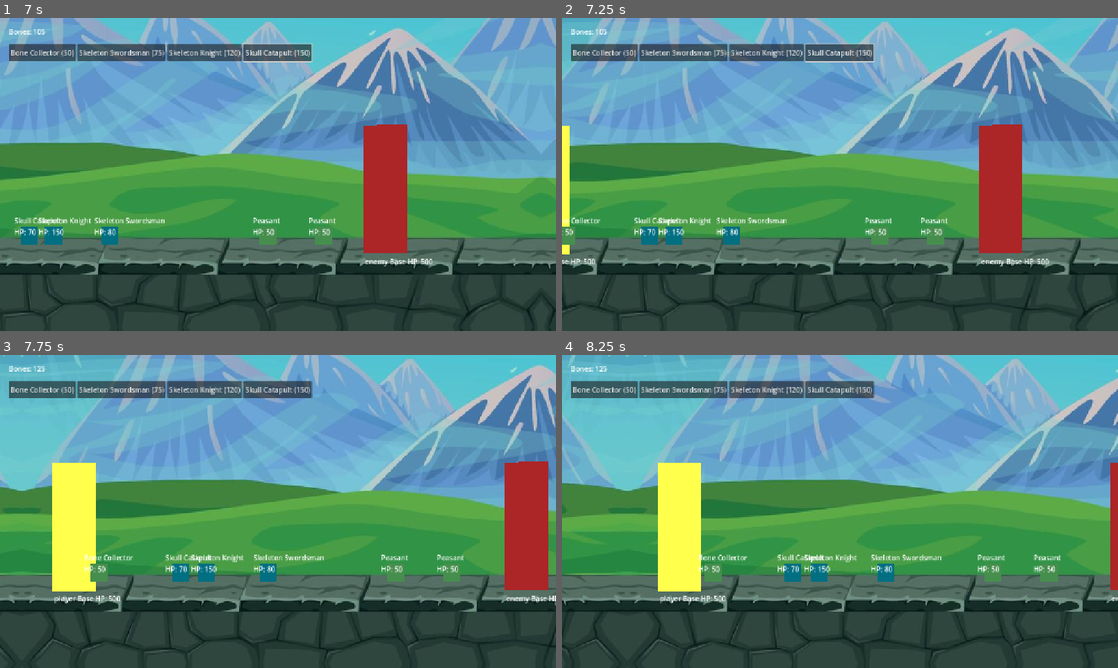
Above: before the commit, frames 1-4 (two rows, left to right).
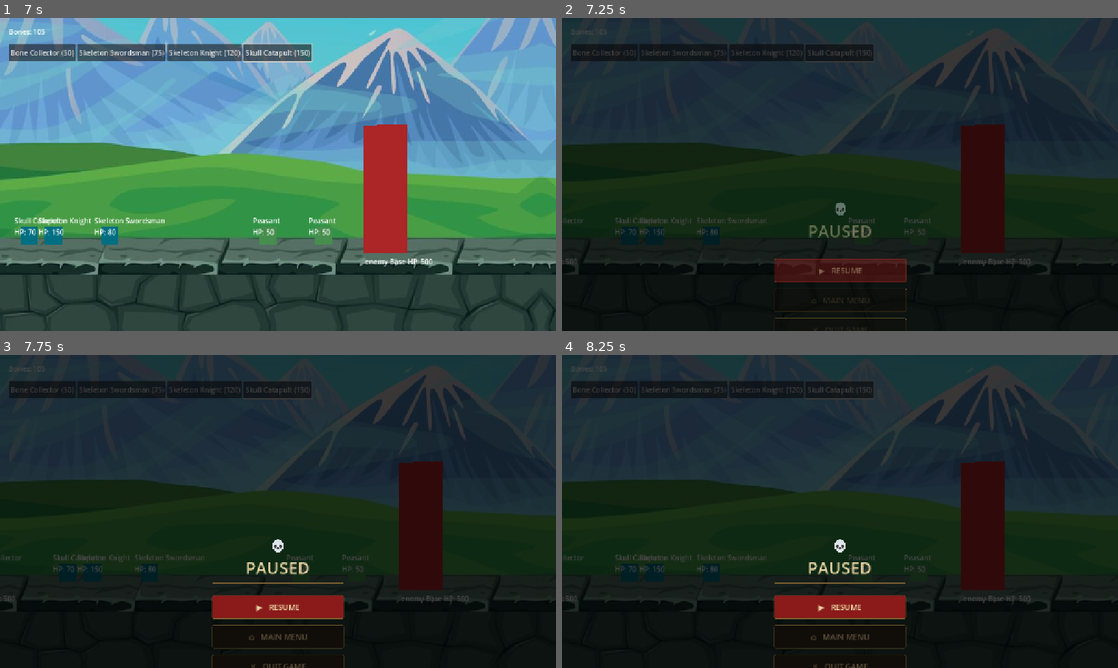
Above: after the commit, the same moments.

Repository: kyledeocades/BoneKingdom
Game: Godot game, scene res://scenes/Main.tscn
The game is run twice, just before and just after one commit, with the same random seed, the same clock (stepped at 60 frames per second) and the same inputs.
Inputs (mouse positions are in pixels of both pictures, inside the frame that each line leads up to):
- Up to frame 1 (7 s): click "Bone Collector (50)" at 0.5 s; click "Skeleton Swordsman (75)" at 1.25 s; click "Skeleton Knight (120)" at 2 s; click "Skull Catapult (150)" at 2.75 s; move the mouse to (400, 158) at 3.52 s; hold Right (ui_right) 3.53-4.25 s; click (400, 158) at 3.67 s; drag from (166, 190) to (250, 237) at 4.27 s; move the mouse to (333, 105) at 5.02 s; hold Right (ui_right) 5.03-5.75 s; drag from (250, 237) to (111, 127) at 5.77 s; move the mouse to (444, 221) at 6.52 s; hold Left (ui_left) from 6.53 s (still down)
- Up to frame 2 (7.25 s): keep holding Left (ui_left); tap Escape (ui_cancel) at 7.15 s
- Up to frame 3 (7.75 s): release Left (ui_left) at 7.25 s; drag from (111, 464) to (194, 433) at 7.27 s
- Up to frame 4 (8.25 s): move the mouse to (867, 511) at 8.02 s; hold Left (ui_left) from 8.03 s (still down); click (867, 511) at 8.17 s

Frame 1 is identical in both runs. In frame 2, 99% of the frame differs, in the area x 0-100%, y 0-100%; in frame 3, 99%; in frame 4, 99%.

Commit message:
Add files via upload

Diff:
--- a/scripts/controllers/GameController.gd
+++ b/scripts/controllers/GameController.gd
@@ -1,9 +1,13 @@
 extends Node2D
 ## Main game controller
 ## Orchestrates all game systems and managers
-## Replaces the monolithic Main.gd
 
 class_name GameController
+
+# ── Overlay scripts ─────────────────────────────────────────────────────────
+# ⚠ Adjust these paths to match where you placed the UI scripts
+const PauseMenuScript    = preload("res://scripts/ui/PauseMenu.gd")
+const ResultOverlayScript = preload("res://scripts/ui/GameResultOverlay.gd")
 
 var _game_state: Node
 var _event_bus: Node
@@ -13,8 +17,11 @@
 var _unit_catalog: Node
 var _enemy_spawn_timer: Timer
 
+var _pause_menu: PauseMenu
+var _result_overlay: GameResultOverlay
+
 func _ready():
-	add_to_group("main")  # Keep for backward compatibility during transition
+	add_to_group("main")
 
 	# Get all system references
 	_game_state = $GameState
@@ -32,6 +39,9 @@
 	assert(_ui_controller != null, "UIController not found")
 	assert(_unit_catalog != null, "UnitCatalog not found")
 
+	# Spawn UI overlays
+	_setup_overlays()
+
 	# Wait for all child systems to initialize
 	await get_tree().process_frame
 
@@ -41,6 +51,8 @@
 	# Subscribe to events
 	_event_bus.bones_earned.connect(_on_bones_earned)
 	_event_bus.unit_died.connect(_on_unit_died)
+	_event_bus.win_condition_met.connect(_on_win_condition_met)
+	_event_bus.lose_condition_met.connect(_on_lose_condition_met)
 
 	# Start enemy AI
 	start_enemy_spawn_loop()
@@ -53,6 +65,33 @@
 		return
 
 	check_win_loss_condition()
+
+## Spawn the pause and result overlay CanvasLayers as children
+func _setup_overlays() -> void:
+	_pause_menu = PauseMenuScript.new()
+	add_child(_pause_menu)
+
+	_result_overlay = ResultOverlayScript.new()
+	add_child(_result_overlay)
+
+## ESC key toggles pause menu (but not once game is over)
+func _unhandled_input(event: InputEvent) -> void:
+	if not event.is_action_pressed("ui_cancel"):
+		return
+	if _game_state.game_over:
+		return
+	if _pause_menu.visible:
+		_pause_menu.close()
+	else:
+		_pause_menu.open()
+
+## Win condition: show victory overlay
+func _on_win_condition_met(_reason: String) -> void:
+	_result_overlay.show_result("YOU WIN")
+
+## Lose condition: show defeat overlay
+func _on_lose_condition_met(_reason: String) -> void:
+	_result_overlay.show_result("YOU LOSE")
 
 ## Play spawns a unit when button pressed
 func _on_player_spawn_button_pressed(unit_id: String) -> void:
@@ -77,7 +116,6 @@
 
 ## Handle unit death for tracking
 func _on_unit_died(_unit: Node, _team: String) -> void:
-	# Unit is removed from manager by UnitManager
 	pass
 
 ## Enemy AI spawn logic
@@ -92,21 +130,18 @@
 	if _game_state.game_over:
 		return
 
-	# Try to spawn a worker if we have fewer than 2
 	var worker_id = get_affordable_enemy_worker_unit_id()
 	if _unit_manager.count_workers("enemy") < 2 and not worker_id.is_empty():
 		if _game_state.try_spend_enemy_bones(_unit_catalog.get_stats(worker_id).cost):
 			_spawn_manager.spawn_enemy_unit(worker_id)
 		return
 
-	# Otherwise spawn a random combat unit if affordable
 	var combat_id = get_random_affordable_enemy_combat_unit_id()
 	if not combat_id.is_empty():
 		var stats = _unit_catalog.get_stats(combat_id)
 		if _game_state.try_spend_enemy_bones(stats.cost):
 			_spawn_manager.spawn_enemy_unit(combat_id)
 
-## Find cheapest enemy worker unit that's affordable
 func get_affordable_enemy_worker_unit_id() -> String:
 	var selected = null
 	for stats in _unit_catalog.get_enemy_ai_units():
@@ -116,10 +151,8 @@
 			continue
 		if selected == null or stats.cost < selected.cost:
 			selected = stats
-
 	return "" if selected == null else selected.unit_id
 
-## Find random affordable enemy combat unit
 func get_random_affordable_enemy_combat_unit_id() -> String:
 	var affordable: Array[String] = []
 	for stats in _unit_catalog.get_enemy_ai_units():
@@ -127,13 +160,10 @@
 			continue
 		if stats.cost <= _game_state.enemy_bones:
 			affordable.append(stats.unit_id)
-
 	if affordable.is_empty():
 		return ""
-
 	return affordable[randi() % affordable.size()]
 
-## Check win/loss conditions
 func check_win_loss_condition() -> void:
 	var player_base = get_node_or_null("PlayerBase")
 	var enemy_base = get_node_or_null("EnemyBase")
